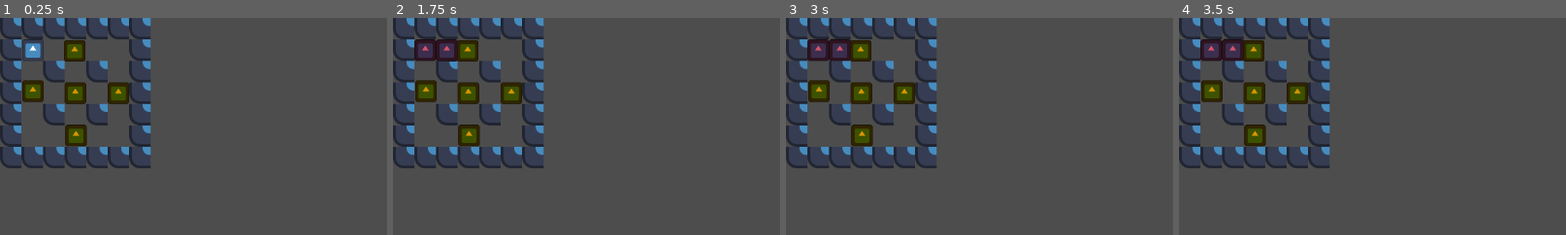
Above: before the commit, frames 1-4 (left to right).
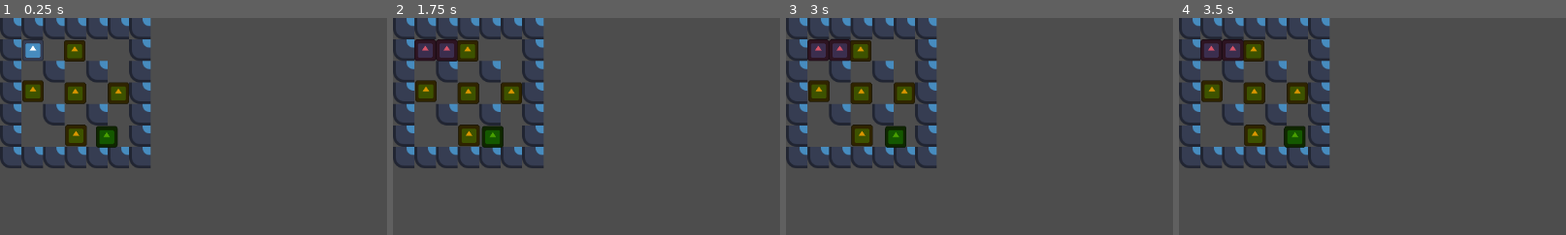
Above: after the commit, the same moments.

Repository: Overkane/bomberman
Game: Godot game, scene res://scenes/levels/level1_1/level1_1.tscn
The game is run twice, just before and just after one commit, with the same random seed, the same clock (stepped at 60 frames per second) and the same inputs. The engine's default icon, where the game draws it, is replaced by a stand-in: a white triangle on a blue panel in a dark square.
Inputs:
- Up to frame 1 (0.25 s): no input
- Up to frame 2 (1.75 s): tap Enter at 0.5 s; hold D (move_right) 0.53-1.28 s; hold J (place_bomb) 0.53-1.28 s; tap Space at 1.25 s; hold S (move_down) from 1.28 s (still down); tap J (place_bomb) at 1.35 s
- Up to frame 3 (3 s): release S (move_down) at 2.03 s; hold D (move_right) 2.03-2.78 s; hold J (place_bomb) 2.03-2.78 s; hold W (move_up) from 2.78 s (still down); tap J (place_bomb) at 2.85 s
- Up to frame 4 (3.5 s): keep holding W (move_up)
The pictures show only the part of the screen within x 0-50%, y 0-50%; the shares and areas given below are measured in that part.

The runs differ from the first frame. In frame 1, 0.6% of the frame differs, in the area x 24-31%, y 49-60%; in frame 2, 0.6%; in frame 3, 0.6%; in frame 4, 0.6%, in the area x 27-33%, y 49-60%.

Commit message:
Add first simple enemy

Diff:
--- a/project.godot
+++ b/project.godot
@@ -58,6 +58,7 @@
 2d_physics/layer_2="player"
 2d_physics/layer_3="explodable"
 2d_physics/layer_4="not_explosion_penetrable"
+2d_physics/layer_5="enemy"
 2d_physics/layer_10="bomb_for_player"
 2d_physics/layer_11="bomb_for_enemies"
 2d_physics/layer_15="box_for_player"
--- a/scenes/bomb/bomb.tscn
+++ b/scenes/bomb/bomb.tscn
@@ -9,7 +9,7 @@
 
 [node name="Bomb" type="CharacterBody2D"]
 collision_layer = 1540
-collision_mask = 3
+collision_mask = 19
 script = ExtResource("1_rqjch")
 
 [node name="Sprite2D" type="Sprite2D" parent="."]
--- a/scenes/destructible_box/destructible_box.tscn
+++ b/scenes/destructible_box/destructible_box.tscn
@@ -9,7 +9,7 @@
 
 [node name="DestructibleBox" type="CharacterBody2D"]
 collision_layer = 49164
-collision_mask = 2
+collision_mask = 18
 script = ExtResource("1_ky4wp")
 
 [node name="Sprite2D" type="Sprite2D" parent="."]
--- /dev/null
+++ b/scenes/enemies/fool/fool.gd
@@ -0,0 +1,32 @@
+## Simple enemy, which goes forward until it hits a wall/bomb/box,
+## then turns, preffering turning right and opposite direction being the least priority.
+class_name Fool
+extends CharacterBody2D
+
+const BASE_SPEED := 100.0
+# Since enemy collision shape a bit smaller, than distance between tiles, add additional
+# margin, so enemy doesn't rotate into the wall right next to it to move for a bit.
+const COLLISION_MARGIN := 1.0
+
+var direction := Vector2.RIGHT
+
+
+func _physics_process(delta: float) -> void:
+	velocity = direction * BASE_SPEED
+	var collision_info = move_and_collide(velocity * delta)
+	if collision_info:
+		velocity = direction.rotated(PI / 2) * BASE_SPEED
+		collision_info = move_and_collide(velocity * delta, true, COLLISION_MARGIN)
+		if not collision_info:
+			direction = direction.rotated(PI / 2)
+		else:
+			velocity = direction.rotated(-PI / 2 * BASE_SPEED)
+			collision_info = move_and_collide(velocity * delta, true, COLLISION_MARGIN)
+			if not collision_info:
+				direction = direction.rotated(-PI / 2)
+			else:
+				direction = direction.rotated(PI)
+
+
+func explode() -> void:
+	queue_free()
--- /dev/null
+++ b/scenes/enemies/fool/fool.tscn
@@ -0,0 +1,20 @@
+[gd_scene load_steps=4 format=3 uid="uid://42rwl8dniftt"]
+
+[ext_resource type="Script" uid="uid://dgal3shaj5t24" path="res://scenes/enemies/fool/fool.gd" id="1_t7nay"]
+[ext_resource type="Texture2D" uid="uid://djsb6x80t66ij" path="res://icon.svg" id="1_trhj2"]
+
+[sub_resource type="RectangleShape2D" id="RectangleShape2D_t7nay"]
+size = Vector2(30, 30)
+
+[node name="Fool" type="CharacterBody2D"]
+collision_layer = 20
+collision_mask = 33793
+script = ExtResource("1_t7nay")
+
+[node name="Sprite2D" type="Sprite2D" parent="."]
+self_modulate = Color(0.2880685, 0.6292226, 5.7756904e-07, 1)
+scale = Vector2(0.25, 0.25)
+texture = ExtResource("1_trhj2")
+
+[node name="CollisionShape2D" type="CollisionShape2D" parent="."]
+shape = SubResource("RectangleShape2D_t7nay")
--- a/scenes/levels/level1_1/level1_1.tscn
+++ b/scenes/levels/level1_1/level1_1.tscn
@@ -1,8 +1,9 @@
-[gd_scene load_steps=6 format=4 uid="uid://bst1tonp0snoa"]
+[gd_scene load_steps=7 format=4 uid="uid://bst1tonp0snoa"]
 
 [ext_resource type="Texture2D" uid="uid://djsb6x80t66ij" path="res://icon.svg" id="1_lfnj2"]
 [ext_resource type="PackedScene" uid="uid://ckogy8ldbtbum" path="res://scenes/player/player.tscn" id="1_uf52y"]
 [ext_resource type="PackedScene" uid="uid://wcn0q7u74g13" path="res://scenes/destructible_box/destructible_box.tscn" id="2_2qwhw"]
+[ext_resource type="PackedScene" uid="uid://42rwl8dniftt" path="res://scenes/enemies/fool/fool.tscn" id="4_3wyua"]
 
 [sub_resource type="TileSetAtlasSource" id="TileSetAtlasSource_3wyua"]
 texture = ExtResource("1_lfnj2")
@@ -77,7 +78,7 @@
 [sub_resource type="TileSet" id="TileSet_8kgdu"]
 tile_size = Vector2i(32, 32)
 physics_layer_0/collision_layer = 1
-physics_layer_0/collision_mask = 2
+physics_layer_0/collision_mask = 18
 sources/0 = SubResource("TileSetAtlasSource_3wyua")
 
 [node name="Level11" type="Node2D"]
@@ -103,3 +104,6 @@
 
 [node name="DestructibleBox4" parent="." instance=ExtResource("2_2qwhw")]
 position = Vector2(113, 175)
+
+[node name="Fool" parent="." instance=ExtResource("4_3wyua")]
+position = Vector2(176, 175)
--- a/scripts/globals.gd
+++ b/scripts/globals.gd
@@ -6,6 +6,7 @@
 	PLAYER = 2,
 	EXPLODABLE = 3,
 	NOT_EXPLOSION_PENETRABLE = 4,
+	ENEMY = 5,
 	BOMB_FOR_PLAYER = 10,
 	BOMB_FOR_ENEMIES = 11,
 	BOX_FOR_PLAYER = 15,
Not shown, added: scenes/enemies/fool/fool.gd.uid
